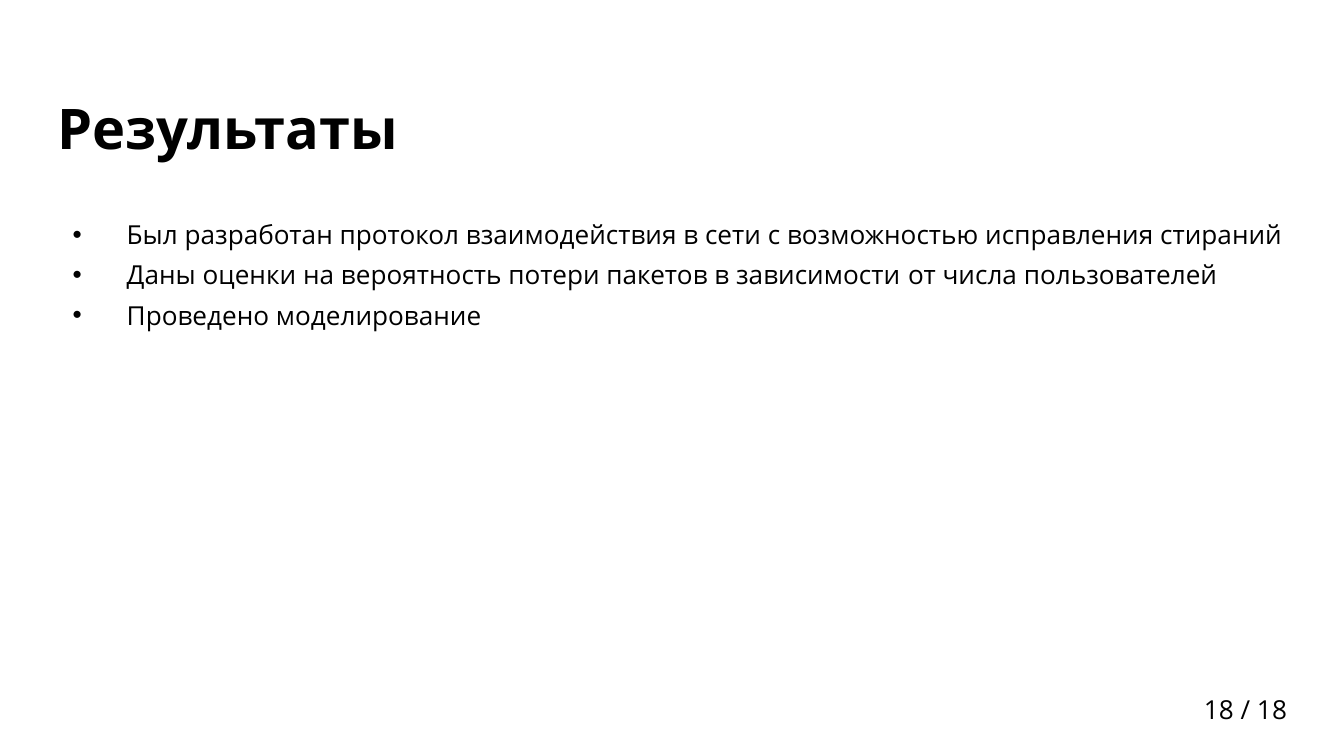
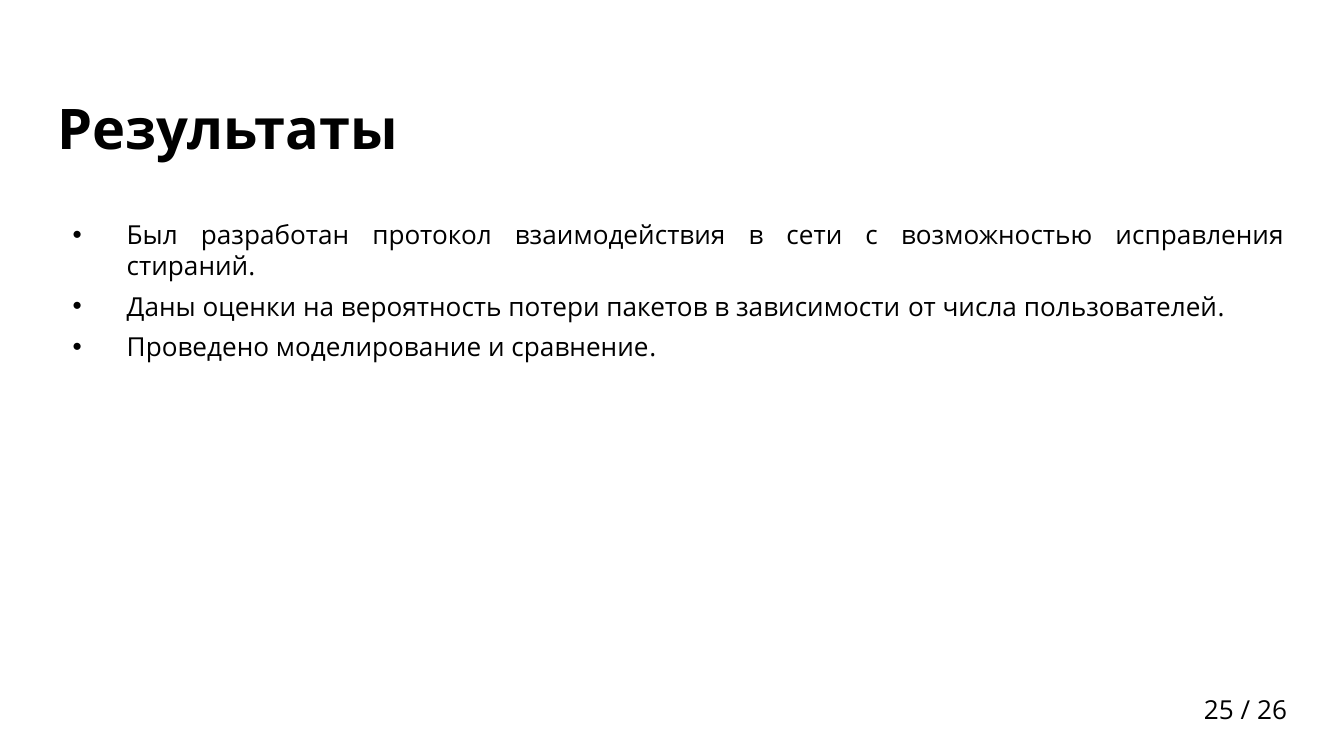
Before and after one commit to egalkin/bachelors_diploma, a slide deck: slide 25 of docs/presentation.pptx (slide 18 before the commit). Drawn at 1344x756 pixels with LibreOffice and Linux fonts; fonts in the diff are those of the drawing; background and template pictures are left out. Boxes give left, top, right and bottom in pixels: in the first picture for what was removed or moved away, otherwise in the second. Text is boxed around its words. In the diff, an @@ line names an element or a change of style, - is before the commit and + after.

```diff
--- a/docs/presentation.pptx
+++ b/docs/presentation.pptx
@@ text at bbox=[127, 224, 1283, 363]: text changed @@
-• Был разработан протокол взаимодействия в сети с возможностью исправления стираний
-• Даны оценки на вероятность потери пакетов в зависимости от числа пользователей
-• Проведено моделирование
+• Был разработан протокол взаимодействия в сети с возможностью исправления стираний.
+• Даны оценки на вероятность потери пакетов в зависимости от числа пользователей.
+• Проведено моделирование и сравнение.
@@ page number at bbox=[1204, 700, 1287, 720]: text changed @@
-18 / 18
+25 / 26
```
Also in this commit, not shown: 6 other slides changed, 9 slides added, 1 slide removed, 1 other file.
